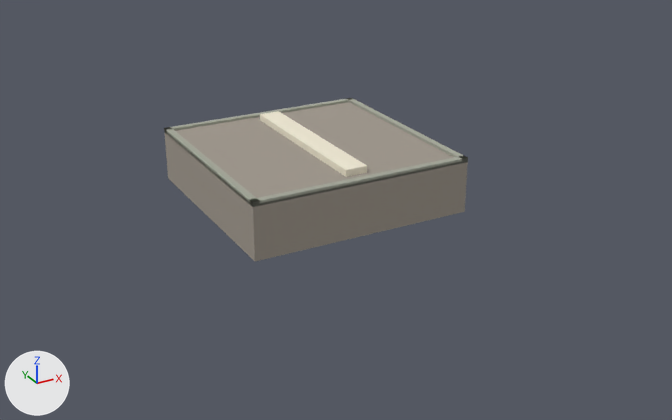
An edit to the glTF model assets/Blocks/glTF/Block_Road_Main.glb, drawn before and after from the same camera.
Before and after are seen from a 50 mm camera at (-1.79, -3.49, 1.52) aimed at (0.07, -0.13, -0.16). The lights are fixed; the arrows at lower left show +X, +Y and +Z. The picture after the commit comes second. Where no turn or scale is listed for an object, it has been applied to the vertices. Vertices at exactly the same position are counted once.

Before the edit, the objects in view are built like this:
```python
me_geometry_0 = bpy.data.meshes.new('geometry_0')
me_geometry_0.from_pydata(...)  # 40 vertices, 72 faces; spans x -0.5..0.5, y -0.5..0.5, z -0.12..0.15
me_geometry_0.materials.append(mat_material_0)
ob_geometry_0 = bpy.data.objects.new('geometry_0', me_geometry_0)
ob_geometry_0.location = (0.0, 0.0, 0.0)
```
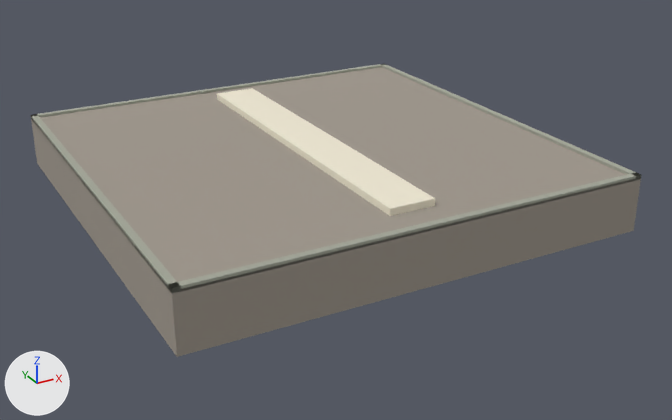
Location of each change, (x1, y1, x2, y2) in pixels of the pictures (672 x 420 px; the box of a moved part takes in the faces that stretch with it):
'geometry_0', reshaped (100% wider, 79% taller): before (164, 98, 468, 261); after (31, 64, 641, 357)
part 1 of me_geometry_0, moved or reshaped: before (165, 102, 468, 261); after (31, 67, 641, 357)
part 2 of me_geometry_0, moved or reshaped: before (260, 111, 367, 177); after (217, 88, 435, 216)
part 3 of me_geometry_0, moved or reshaped: before (249, 200, 260, 207); after (168, 286, 181, 293)
part 4 of me_geometry_0, moved or reshaped: before (164, 127, 260, 207); after (31, 114, 180, 291)
part 5 of me_geometry_0, moved or reshaped: before (253, 156, 468, 206); after (171, 173, 641, 292)
part 6 of me_geometry_0, moved or reshaped: before (165, 98, 468, 159); after (34, 64, 641, 176)

Diff of the bpy script that builds the scene:
```diff
--- a/assets/Blocks/glTF/Block_Road_Main.glb.py
+++ b/assets/Blocks/glTF/Block_Road_Main.glb.py
@@ me_geometry_0 @@
 # used by ob_geometry_0; location = (0.0, 0.0, 0.0)
-me_geometry_0.from_pydata(...)  # 40 vertices, 72 faces; spans x -0.5..0.5, y -0.5..0.5, z -0.12..0.15
+me_geometry_0.from_pydata(...)  # 40 vertices, 72 faces; spans x -1.0..1.0, y -1.0..1.0, z -0.12..0.15
+# me_geometry_0 part 1: the loose piece of 8 vertices spanning x -0.5..0.5, y -0.5..0.5, z -0.12..0.12 is scaled about its middle by (2, 2, 1)
+# me_geometry_0 part 2: the loose piece of 8 vertices spanning x -0.05..0.05, y -0.42..0.42, z 0.12..0.15 is scaled about its middle by (2, 2, 1)
+# me_geometry_0 part 3: 6 of the vertices in x -0.5..-0.47, y -0.5..-0.47, z 0.111..0.131 are moved by (-0.5, -0.5, 0.0)
+# me_geometry_0 part 4: 6 of the vertices in x -0.5..-0.47, y 0.47..0.5, z 0.111..0.131 are moved by (-0.5, 0.5, 0.0)
+# me_geometry_0 part 5: 6 of the vertices in x 0.47..0.5, y -0.5..-0.47, z 0.111..0.131 are moved by (0.5, -0.5, 0.0)
+# me_geometry_0 part 6: 6 of the vertices in x 0.47..0.5, y 0.47..0.5, z 0.111..0.131 are moved by (0.5, 0.5, 0.0)
 me_geometry_0.materials.append(mat_material_0)
```
